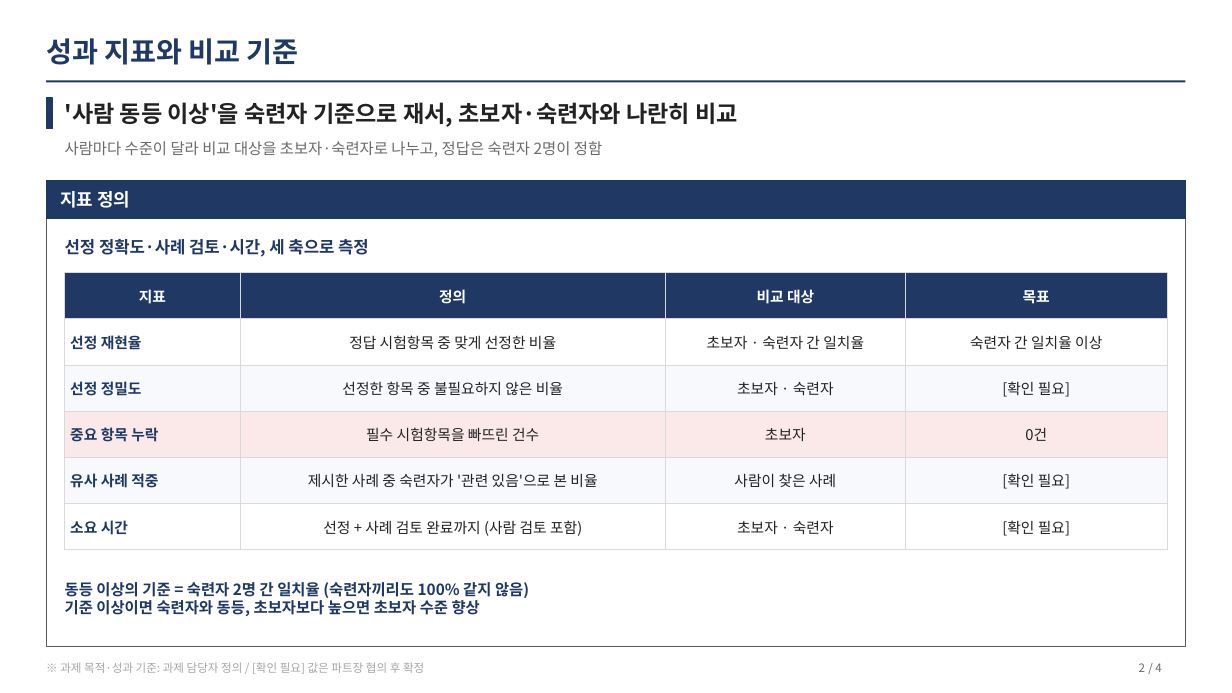
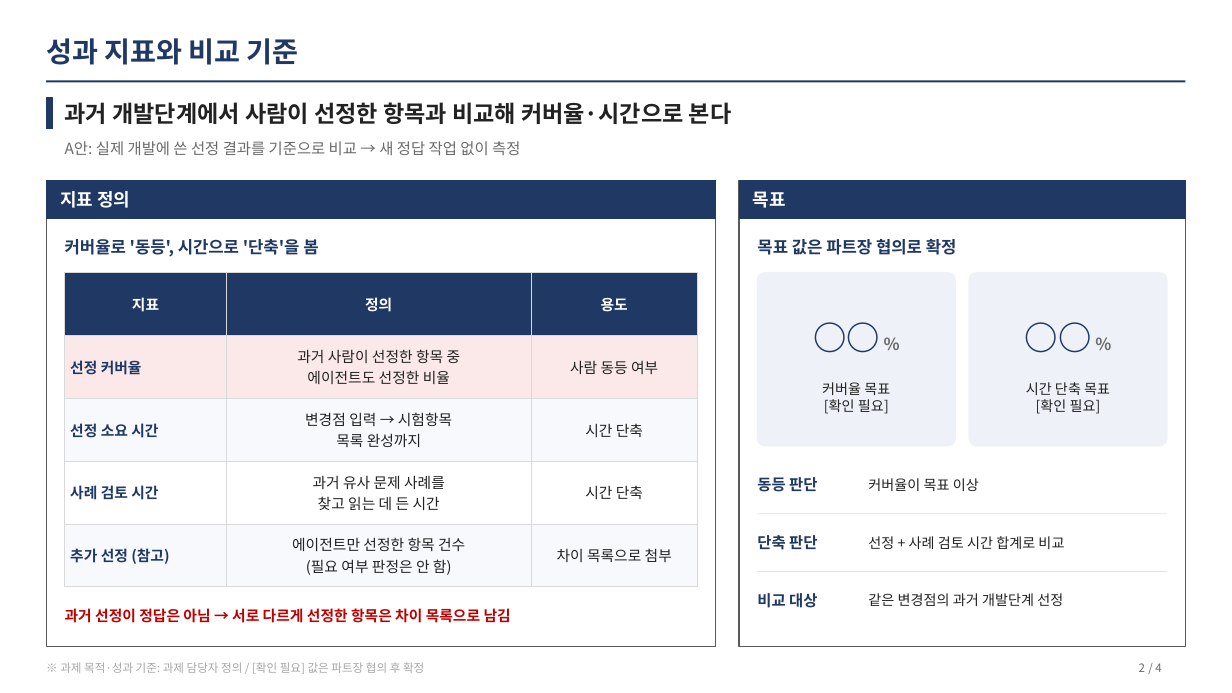
Before and after one commit to kimeungjin-cmd/Start1, a slide deck: slide 2 of output/agent/시험항목자동선정_과제정의서.pptx. Drawn at 1232x693 pixels with LibreOffice and Linux fonts; fonts in the diff are those of the drawing. Boxes give left, top, right and bottom in pixels: in the first picture for what was removed or moved away, otherwise in the second. Text is boxed around its words. In the diff, an @@ line names an element or a change of style, - is before the commit and + after.

```diff
--- a/output/agent/시험항목자동선정_과제정의서.pptx
+++ b/output/agent/시험항목자동선정_과제정의서.pptx
@@ text at (65, 102, 732, 124): text changed @@
-'사람 동등 이상'을 숙련자 기준으로 재서, 초보자·숙련자와 나란히 비교
+과거 개발단계에서 사람이 선정한 항목과 비교해 커버율·시간으로 본다
@@ text at (65, 141, 520, 155): text changed @@
-사람마다 수준이 달라 비교 대상을 초보자·숙련자로 나누고, 정답은 숙련자 2명이 정함
+A안: 실제 개발에 쓴 선정 결과를 기준으로 비교 → 새 정답 작업 없이 측정
@@ rectangle: place and size @@
-rectangle at (46, 180, 1186, 647)
+rectangle at (46, 180, 716, 647)
@@ rectangle: place and size @@
-rectangle at (46, 180, 1186, 219)
+rectangle at (46, 180, 716, 219)
@@ rectangle added at (739, 180, 1186, 647), fill #FFFFFF, outline #595959 1 pt @@
@@ rectangle added at (739, 180, 1186, 219), fill #1F3864, outline #1F3864 0.75 pt @@
@@ text added at (753, 191, 786, 208), 14 pt, text #FFFFFF, bold @@
+목표
@@ text at (65, 236, 318, 258): text changed @@
-선정 정확도·사례 검토·시간, 세 축으로 측정
+커버율로 '동등', 시간으로 '단축'을 봄
@@ text added at (757, 239, 957, 255), 13 pt, text #1F3864, bold @@
+목표 값은 파트장 협의로 확정
@@ table at (65, 273, 698, 579) @@
-지표 | 정의 | 비교 대상 | 목표
-선정 재현율 | 정답 시험항목 중 맞게 선정한 비율 | 초보자 · 숙련자 간 일치율 | 숙련자 간 일치율 이상
-선정 정밀도 | 선정한 항목 중 불필요하지 않은 비율 | 초보자 · 숙련자 | [확인 필요]
-중요 항목 누락 | 필수 시험항목을 빠뜨린 건수 | 초보자 | 0건
-유사 사례 적중 | 제시한 사례 중 숙련자가 '관련 있음'으로 본 비율 | 사람이 찾은 사례 | [확인 필요]
-소요 시간 | 선정 + 사례 검토 완료까지 (사람 검토 포함) | 초보자 · 숙련자 | [확인 필요]
+지표 | 정의 | 용도
+선정 커버율 | 과거 사람이 선정한 항목 중 / 에이전트도 선정한 비율 | 사람 동등 여부
+선정 소요 시간 | 변경점 입력 → 시험항목 / 목록 완성까지 | 시간 단축
+사례 검토 시간 | 과거 유사 문제 사례를 / 찾고 읽는 데 든 시간 | 시간 단축
+추가 선정 (참고) | 에이전트만 선정한 항목 건수 / (필요 여부 판정은 안 함) | 차이 목록으로 첨부
@@ table: place and size @@
-table at (65, 273, 1167, 540)
+table at (65, 273, 698, 579)
@@ rounded rectangle added at (758, 273, 956, 446), fill #EEF2F8, outline #EEF2F8 1 pt @@
@@ text added at (758, 293, 956, 380), 26 pt, text #1F3864, bold @@
+○○ %
@@ rounded rectangle added at (970, 273, 1167, 446), fill #EEF2F8, outline #EEF2F8 1 pt @@
@@ text added at (970, 293, 1167, 380), 26 pt, text #1F3864, bold @@
+○○ %
@@ text added at (822, 382, 890, 414), 11 pt, text #222222 @@
+커버율 목표
+[확인 필요]
@@ text added at (1026, 382, 1110, 414), 11 pt, text #222222 @@
+시간 단축 목표
+[확인 필요]
@@ text added at (757, 477, 817, 492), 12 pt, text #1F3864, bold @@
+동등 판단
@@ text added at (868, 478, 979, 491), 11 pt, text #222222 @@
+커버율이 목표 이상
@@ text added at (757, 535, 817, 550), 12 pt, text #1F3864, bold @@
+단축 판단
@@ line added from (758, 514) to (1167, 514), #E3E3E3 0.5 pt @@
@@ text added at (868, 536, 1064, 549), 11 pt, text #222222 @@
+선정 + 사례 검토 시간 합계로 비교
@@ text removed at (65, 582, 529, 616) @@
-동등 이상의 기준 = 숙련자 2명 간 일치율 (숙련자끼리도 100% 같지 않음)
-기준 이상이면 숙련자와 동등, 초보자보다 높으면 초보자 수준 향상
@@ text added at (757, 593, 817, 608), 12 pt, text #1F3864, bold @@
+비교 대상
@@ line added from (758, 571) to (1167, 571), #E3E3E3 0.5 pt @@
@@ text added at (868, 593, 1063, 606), 11 pt, text #222222 @@
+같은 변경점의 과거 개발단계 선정
@@ text added at (65, 608, 511, 623), 11.5 pt, text #C00000, bold @@
+과거 선정이 정답은 아님 → 서로 다르게 선정한 항목은 차이 목록으로 남김
```
Also in this commit, not shown: 1 other slide changed, 2 other files.
